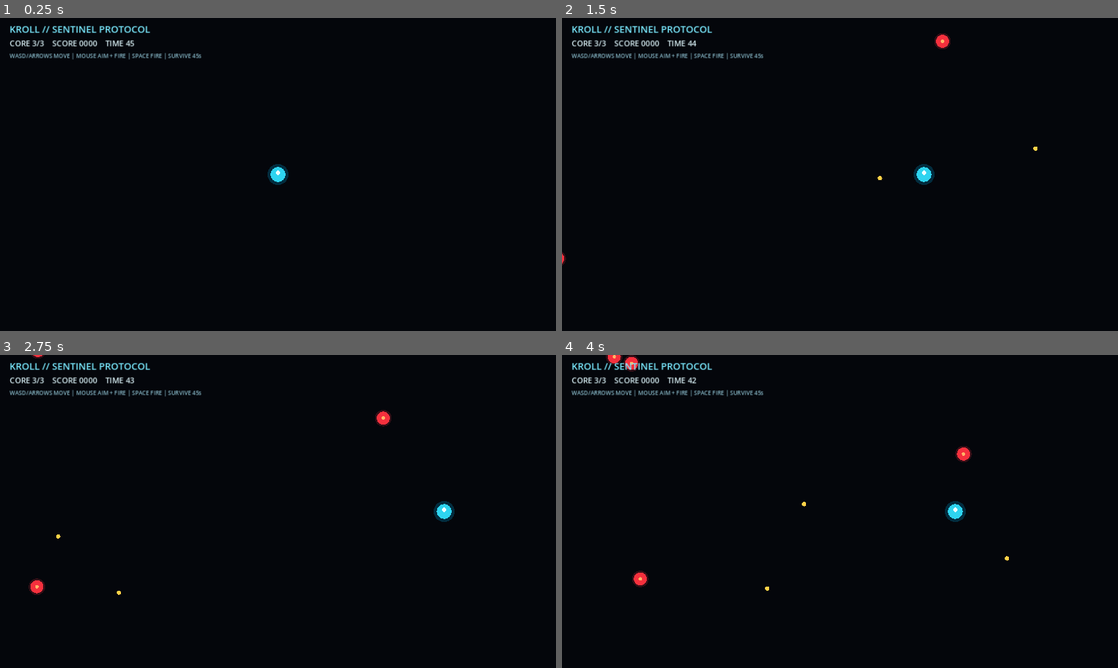
Above: before the commit, frames 1-4 (two rows, left to right).
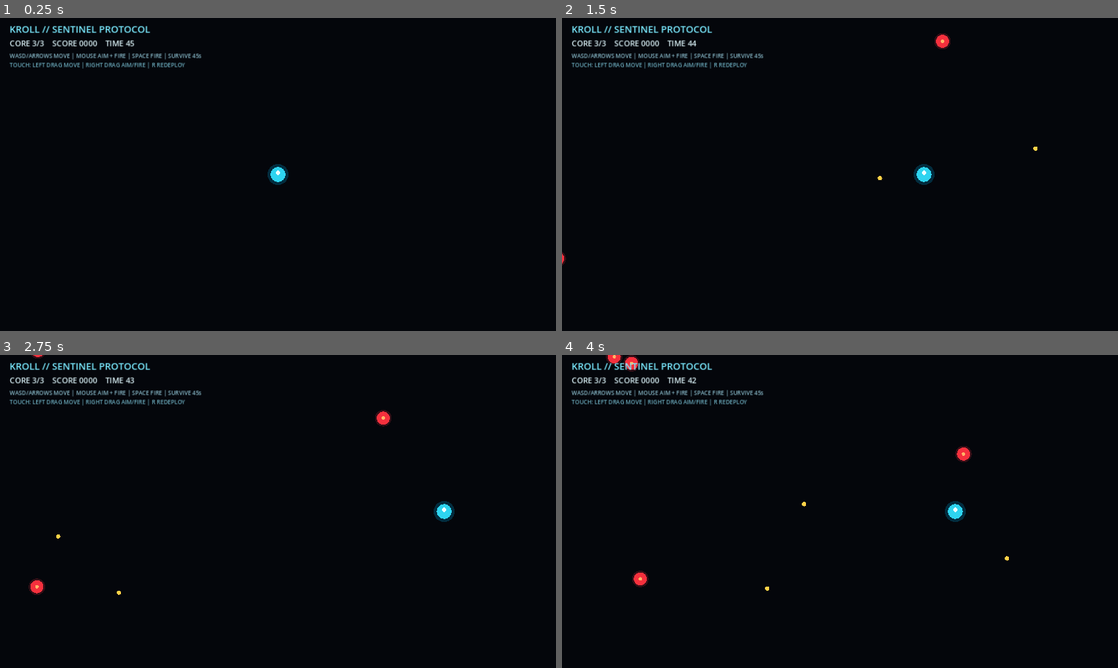
Above: after the commit, the same moments.

Repository: qaqp980520-prog/2126-Survival
Game: Godot game, scene res://main.tscn
Same seed, same stepped clock (60 frames per second), same inputs: the game is played once before the commit and once after it.
Inputs (mouse positions are in pixels of both pictures, inside the frame that each line leads up to):
- Up to frame 1 (0.25 s): no input
- Up to frame 2 (1.5 s): tap Enter at 0.5 s; move the mouse to (962, 158) at 0.52 s; hold D 0.53-1.25 s; tap R at 0.6 s; click (962, 158) at 0.67 s; tap Space at 0.77 s; drag from (728, 190) to (812, 237) at 1.27 s
- Up to frame 3 (2.75 s): move the mouse to (333, 442) at 2.02 s; hold D from 2.03 s (still down); tap R at 2.1 s
- Up to frame 4 (4 s): release D at 2.75 s; drag from (812, 574) to (673, 464) at 2.77 s; move the mouse to (1006, 558) at 3.52 s; hold A from 3.53 s (still down); tap R at 3.6 s; tap Space at 3.77 s

The runs differ from the first frame. In frame 1, 0.3% of the frame differs, in the area x 1-34%, y 14-17%; in frame 2, 0.3%; in frame 3, 0.3%; in frame 4, 0.3%.

Commit message:
Run 11: expose mobile controls in HUD

Diff:
--- a/daily_games/KROLL_Sentinel_Protocol/scripts/main.gd
+++ b/daily_games/KROLL_Sentinel_Protocol/scripts/main.gd
@@ -166,6 +166,7 @@
         draw_string(font, Vector2(22, 34), "KROLL // SENTINEL PROTOCOL", HORIZONTAL_ALIGNMENT_LEFT, -1, 22, Color(0.48, 0.92, 1.0))
         draw_string(font, Vector2(22, 65), "CORE %d/3    SCORE %04d    TIME %02d" % [_player_hp, _score, int(ceil(_time_left))], HORIZONTAL_ALIGNMENT_LEFT, -1, 18, Color(0.85, 0.94, 0.96))
         draw_string(font, Vector2(22, 92), "WASD/ARROWS MOVE | MOUSE AIM + FIRE | SPACE FIRE | SURVIVE 45s", HORIZONTAL_ALIGNMENT_LEFT, -1, 13, Color(0.53, 0.72, 0.78))
+        draw_string(font, Vector2(22, 113), "TOUCH: LEFT DRAG MOVE | RIGHT DRAG AIM/FIRE | R REDEPLOY", HORIZONTAL_ALIGNMENT_LEFT, -1, 13, Color(0.42, 0.67, 0.74))
         if _state == "victory":
             draw_string(font, Vector2(size.x * 0.5 - 105.0, size.y * 0.5), "SECTOR SECURED", HORIZONTAL_ALIGNMENT_LEFT, -1, 28, Color(0.4, 1.0, 0.65))
             draw_string(font, Vector2(size.x * 0.5 - 115.0, size.y * 0.5 + 35.0), "PRESS R TO REDEPLOY", HORIZONTAL_ALIGNMENT_LEFT, -1, 18, Color(0.8, 0.95, 0.9))
